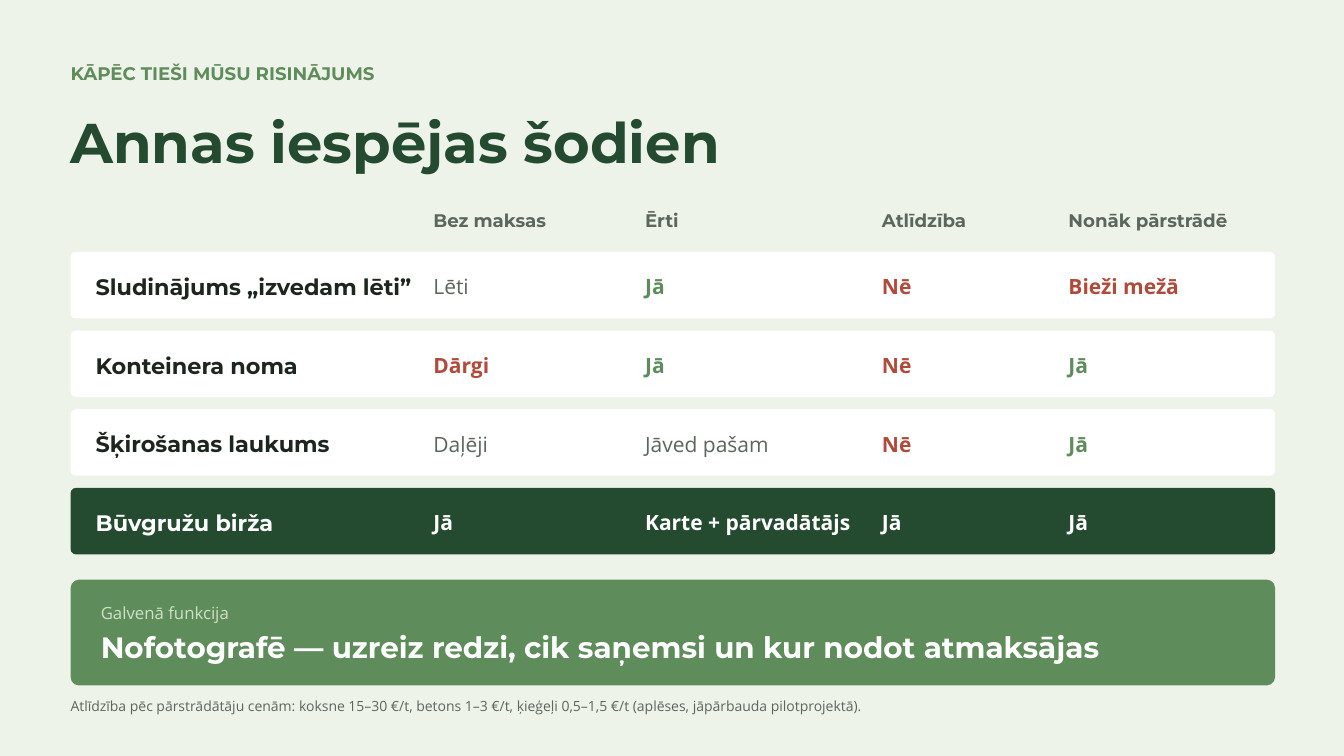
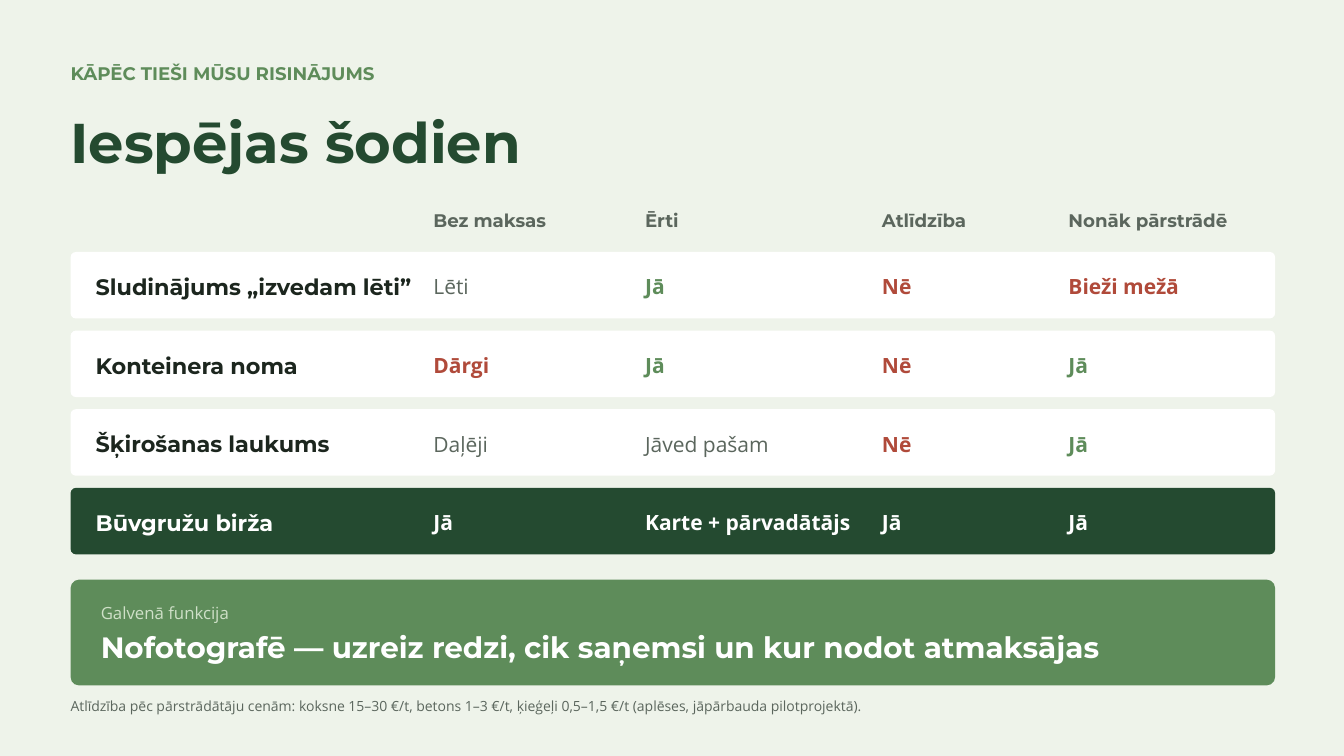
Before and after one commit to cimagustavs/Projekti_majaslapas, a slide deck: slide 4 of hakatons/buvgruzu-birza.pptx. Drawn at 1344x756 pixels with LibreOffice and Linux fonts; fonts in the diff are those of the drawing. Boxes give left, top, right and bottom in pixels: in the first picture for what was removed or moved away, otherwise in the second. Text is boxed around its words. In the diff, an @@ line names an element or a change of style, - is before the commit and + after.

```diff
--- a/hakatons/buvgruzu-birza.pptx
+++ b/hakatons/buvgruzu-birza.pptx
@@ text at (71,119,521,175): text changed @@
-Annas iespējas šodien
+Iespējas šodien
```
Also in this commit, not shown: 2 other slides changed, 3 other files.
